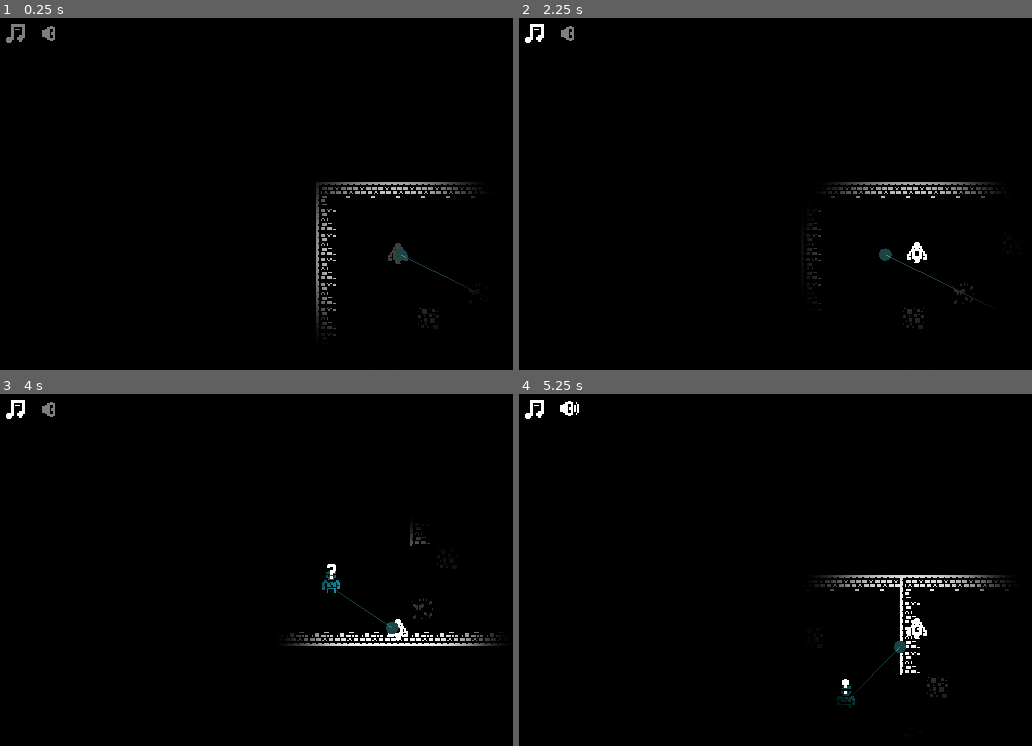
Above: before the commit, frames 1-4 (two rows, left to right).
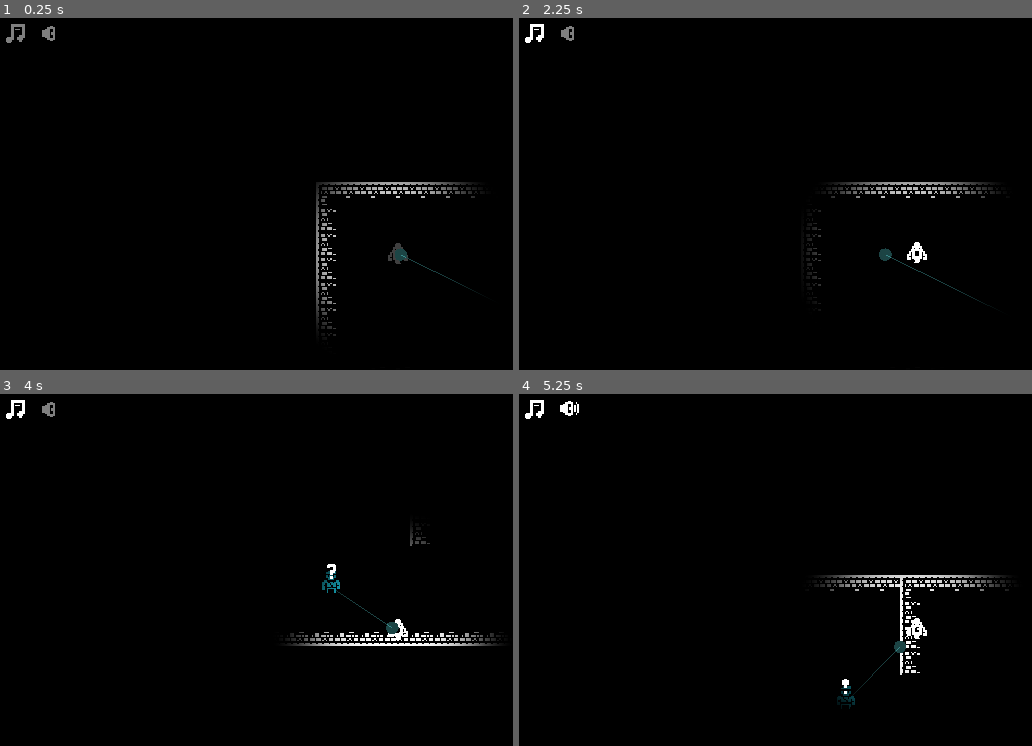
Above: after the commit, the same moments.

Repository: skarnl/miziziz-game-jam-2020
Game: Godot game, scene res://game/game.tscn
The game is run twice, just before and just after one commit, with the same random seed, the same clock (stepped at 60 frames per second) and the same inputs. Sound files missing from this copy of the repository are replaced by a short silence.
Inputs (mouse positions are in pixels of both pictures, inside the frame that each line leads up to):
- Up to frame 1 (0.25 s): no input
- Up to frame 2 (2.25 s): click (575, 35) at 0.5 s; click (534, 35) at 1.25 s; tap Enter at 2 s; hold Right (ui_right) from 2.03 s (still down); hold Space (attack) from 2.03 s (still down)
- Up to frame 3 (4 s): release Right (ui_right) at 2.78 s; release Space (attack) at 2.78 s; hold Down (ui_down) 2.78-3.53 s; tap E (possess) at 2.85 s; hold Right (ui_right) from 3.53 s (still down); hold Space (attack) from 3.53 s (still down)
- Up to frame 4 (5.25 s): release Right (ui_right) at 4.28 s; release Space (attack) at 4.28 s; hold Up (ui_up) 4.28-5.03 s; tap E (possess) at 4.35 s; hold Left (ui_left) from 5.03 s (still down); hold Space (attack) from 5.03 s (still down)

The runs differ from the first frame. In frame 1, less than 0.1% of the frame differs, in the area x 81-86%, y 82-89%; in frame 2, 0.1%, in the area x 74-89%, y 75-89%; in frame 3, less than 0.1%; in frame 4, less than 0.1%.

Commit message:
Add all_items tileset

Diff:
--- a/walls.tres
+++ b/walls.tres
@@ -54,7 +54,7 @@
 points = PoolVector2Array( 0, 0, 16, 0, 16, 16, 0, 16 )
 
 [resource]
-0/name = "monochrome_transparent_packed.png 0"
+0/name = "walls_with_collitions"
 0/texture = ExtResource( 1 )
 0/tex_offset = Vector2( 0, 0 )
 0/modulate = Color( 1, 1, 1, 1 )
@@ -124,7 +124,7 @@
 "shape_transform": Transform2D( 1, 0, 0, 1, 0, 0 )
 } ]
 0/z_index = 0
-1/name = "monochrome_transparent_packed.png 1"
+1/name = "walls_with_collission_2"
 1/texture = ExtResource( 1 )
 1/tex_offset = Vector2( 0, 0 )
 1/modulate = Color( 1, 1, 1, 1 )
@@ -215,27 +215,6 @@
 "shape_transform": Transform2D( 1, 0, 0, 1, 0, 0 )
 } ]
 2/z_index = 0
-3/name = "monochrome_transparent_packed.png 3"
-3/texture = ExtResource( 1 )
-3/tex_offset = Vector2( 0, 0 )
-3/modulate = Color( 1, 1, 1, 1 )
-3/region = Rect2( 16, 0, 64, 16 )
-3/tile_mode = 2
-3/autotile/icon_coordinate = Vector2( 0, 0 )
-3/autotile/tile_size = Vector2( 16, 16 )
-3/autotile/spacing = 0
-3/autotile/occluder_map = [  ]
-3/autotile/navpoly_map = [  ]
-3/autotile/priority_map = [  ]
-3/autotile/z_index_map = [  ]
-3/occluder_offset = Vector2( 0, 0 )
-3/navigation_offset = Vector2( 0, 0 )
-3/shape_offset = Vector2( 0, 0 )
-3/shape_transform = Transform2D( 1, 0, 0, 1, 0, 0 )
-3/shape_one_way = false
-3/shape_one_way_margin = 0.0
-3/shapes = [  ]
-3/z_index = 0
 4/name = "monochrome_transparent_packed.png 4"
 4/texture = ExtResource( 1 )
 4/tex_offset = Vector2( 0, 0 )
@@ -282,7 +261,7 @@
 7/texture = ExtResource( 1 )
 7/tex_offset = Vector2( 0, 0 )
 7/modulate = Color( 1, 1, 1, 1 )
-7/region = Rect2( 96, 64, 64, 64 )
+7/region = Rect2( 144, 64, 16, 16 )
 7/tile_mode = 0
 7/occluder_offset = Vector2( 0, 0 )
 7/navigation_offset = Vector2( 0, 0 )
@@ -292,3 +271,24 @@
 7/shape_one_way_margin = 0.0
 7/shapes = [  ]
 7/z_index = 0
+8/name = "all_items"
+8/texture = ExtResource( 1 )
+8/tex_offset = Vector2( 0, 0 )
+8/modulate = Color( 1, 1, 1, 1 )
+8/region = Rect2( 0, 0, 768, 352 )
+8/tile_mode = 2
+8/autotile/icon_coordinate = Vector2( 26, 8 )
+8/autotile/tile_size = Vector2( 16, 16 )
+8/autotile/spacing = 0
+8/autotile/occluder_map = [  ]
+8/autotile/navpoly_map = [  ]
+8/autotile/priority_map = [  ]
+8/autotile/z_index_map = [  ]
+8/occluder_offset = Vector2( 0, 0 )
+8/navigation_offset = Vector2( 0, 0 )
+8/shape_offset = Vector2( 0, 0 )
+8/shape_transform = Transform2D( 1, 0, 0, 1, 0, 0 )
+8/shape_one_way = false
+8/shape_one_way_margin = 0.0
+8/shapes = [  ]
+8/z_index = 0
